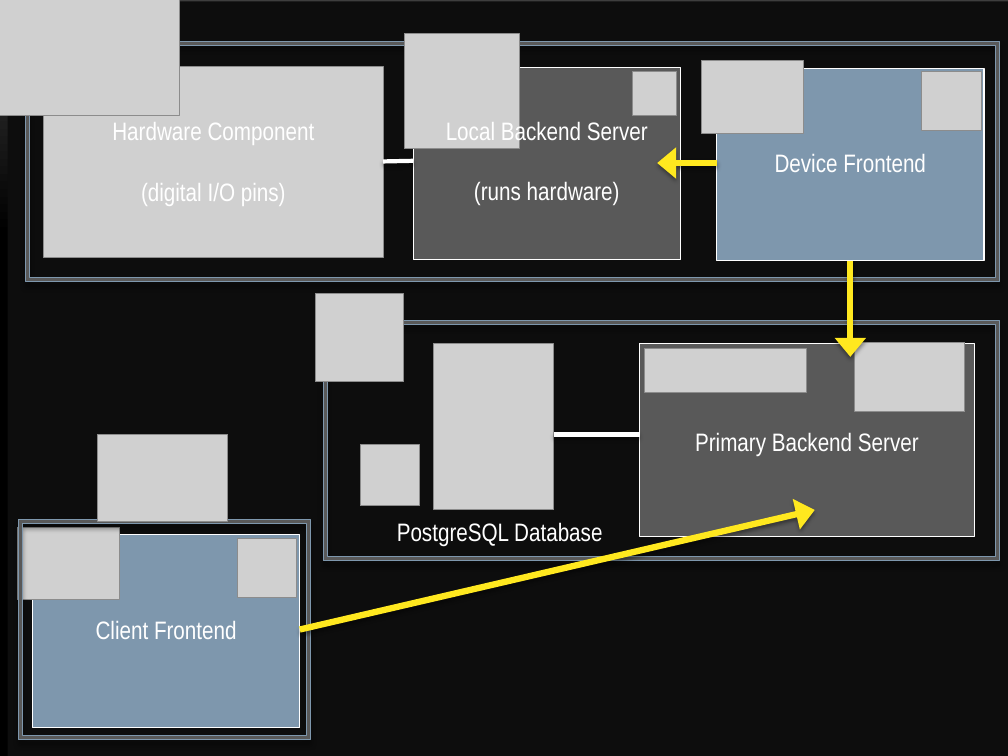
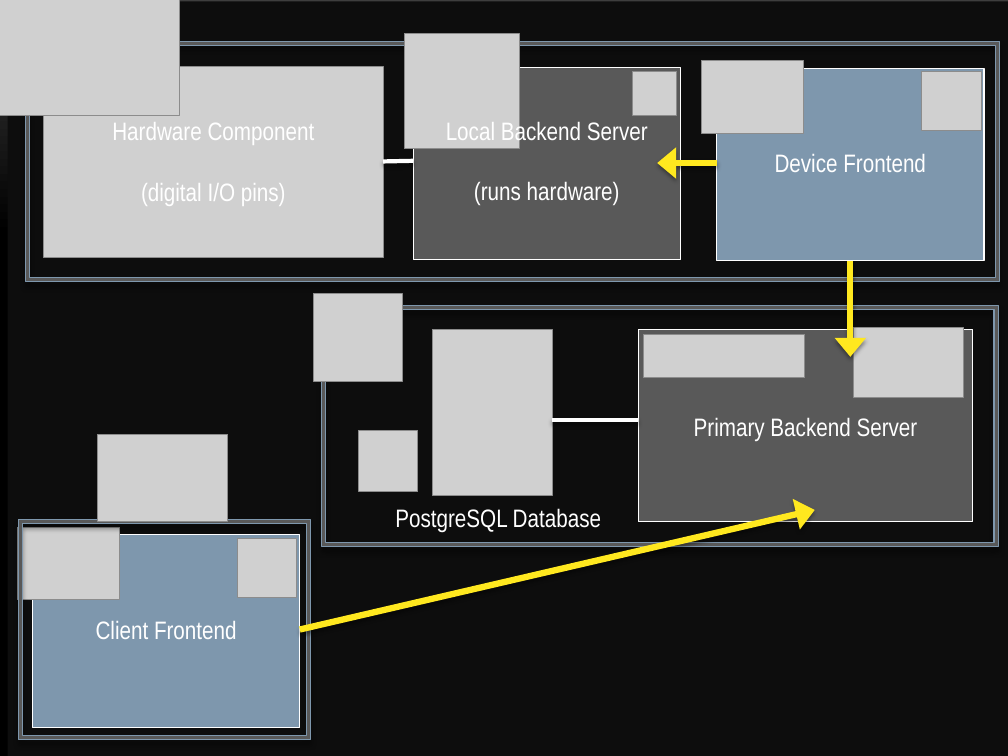
Before and after one commit to a-gheorghe/official_hamstercompanion, a slide deck: slide 4 of presentation.pptx. Drawn at 1008x756 pixels with LibreOffice and Linux fonts; fonts in the diff are those of the drawing; grey boxes stand for pictures; background and template pictures are left out. Boxes give left, top, right and bottom in pixels: in the first picture for what was removed or moved away, otherwise in the second. Text is boxed around its words. In the diff, an @@ line names an element or a change of style, - is before the commit and + after.

Commit message:
Added presentation materials to the repo

```diff
--- a/presentation.pptx
+++ b/presentation.pptx
@@ 4 pictures, 2 texts, 1 frame, 1 rectangle, 1 line: place and size @@
-4 pictures, 2 texts, 1 frame, 1 rectangle, 1 line at box(323, 320, 999, 560)
+4 pictures, 2 texts, 1 frame, 1 rectangle, 1 line at box(322, 305, 998, 546)
```
Also in this commit, not shown: 4 other files.
